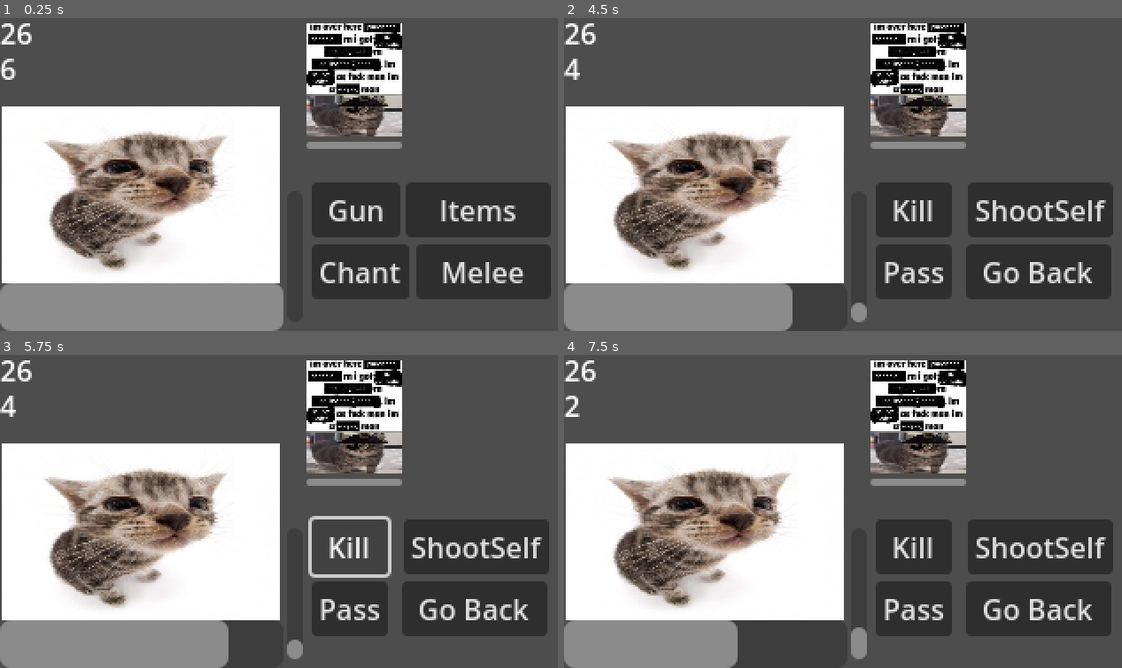
Above: before the commit, frames 1-4 (two rows, left to right).
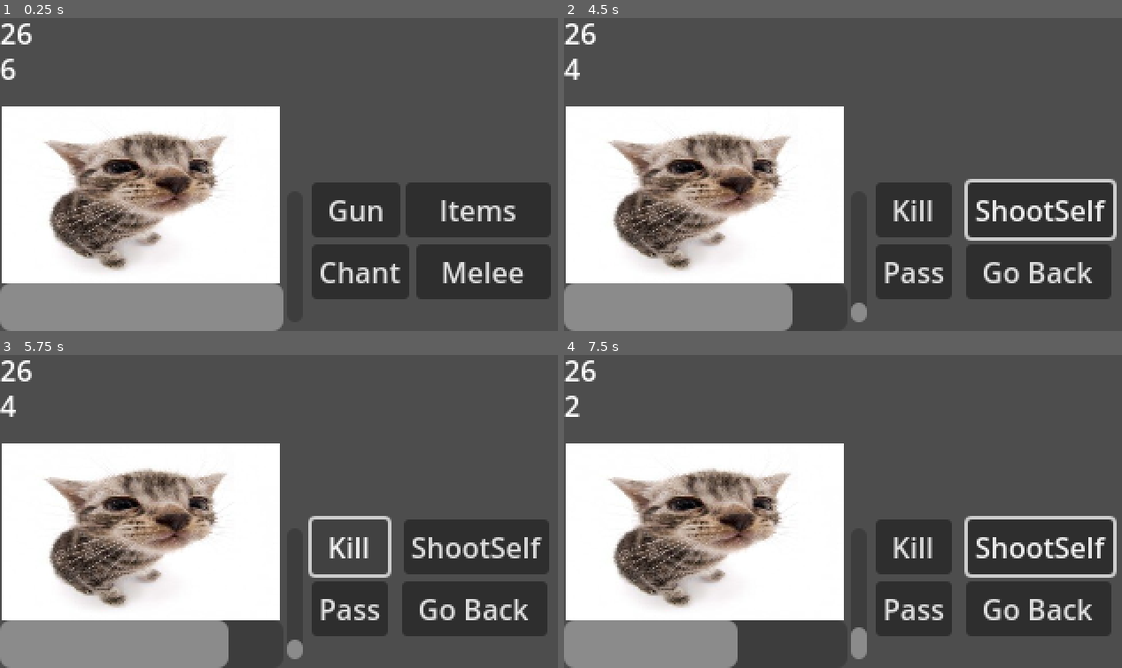
Above: after the commit, the same moments.

Repository: qthn67/HollowChamberGame
Game: Godot game, scene res://grid_map.tscn
Two runs of this game, one before a commit and one after it. Both use one fixed random seed, a clock stepped at 60 frames per second and the inputs below.
Inputs (mouse positions are in pixels of both pictures, inside the frame that each line leads up to):
- Up to frame 1 (0.25 s): no input
- Up to frame 2 (4.5 s): click (915, 83) at 0.52 s; click "Gun" at 1.25 s; click "Kill" at 2 s; click "Pass" at 2.75 s; click "ShootSelf" at 3.5 s; click (915, 83) at 4.27 s
- Up to frame 3 (5.75 s): click "Kill" at 5 s
- Up to frame 4 (7.5 s): click "Pass" at 5.75 s; click "ShootSelf" at 6.5 s; click (915, 420) at 7.27 s

The runs differ from the first frame. In frame 1, 5.7% of the frame differs, in the area x 54-73%, y 1-42%; in frame 2, 6.6%, in the area x 54-100%, y 1-72%; in frame 3, 5.7%; in frame 4, 6.6%.

Commit message:
Updating Combat and trying out an enemy layout system

Diff:
--- /dev/null
+++ b/EnemyLayouts/test_enemy_layout.gd
@@ -0,0 +1,10 @@
+extends Node2D
+
+@export_enum("custom", "1 Enemy", "2 Enemies", "3 Enemies", "4 Enemies") var number_of_enemies = 0
+
+func _ready():
+	pass
+
+
+func _process(delta):
+	pass
--- /dev/null
+++ b/EnemyLayouts/test_enemy_layout.tscn
@@ -0,0 +1,6 @@
+[gd_scene load_steps=2 format=3 uid="uid://ccnu7s0to31wm"]
+
+[ext_resource type="Script" path="res://EnemyLayouts/test_enemy_layout.gd" id="1_3njlf"]
+
+[node name="TestEnemyLayout" type="Node2D"]
+script = ExtResource("1_3njlf")
--- a/combat.tscn
+++ b/combat.tscn
@@ -1,9 +1,9 @@
 [gd_scene load_steps=5 format=3 uid="uid://c8tneiqjwxnx1"]
 
-[ext_resource type="PackedScene" uid="uid://58fw7yrffgly" path="res://Enemies/testenemy.tscn" id="1_6v83h"]
 [ext_resource type="Script" path="res://combat.gd" id="1_d54ak"]
 [ext_resource type="Script" path="res://button.gd" id="2_hqfi1"]
 [ext_resource type="Texture2D" uid="uid://xhvnjc68gp6t" path="res://Player/wunkus.jpg" id="2_y5sla"]
+[ext_resource type="PackedScene" uid="uid://ccnu7s0to31wm" path="res://EnemyLayouts/test_enemy_layout.tscn" id="3_p7wow"]
 
 [node name="Combat" type="Control"]
 layout_mode = 3
@@ -50,7 +50,7 @@
 offset_right = 200.0
 offset_bottom = 80.0
 
-[node name="TestEnemy" parent="EnemySpawnSpot" instance=ExtResource("1_6v83h")]
+[node name="TestEnemyLayout" parent="EnemySpawnSpot" instance=ExtResource("3_p7wow")]
 
 [node name="TempBulletCounter" type="Label" parent="."]
 layout_mode = 0
